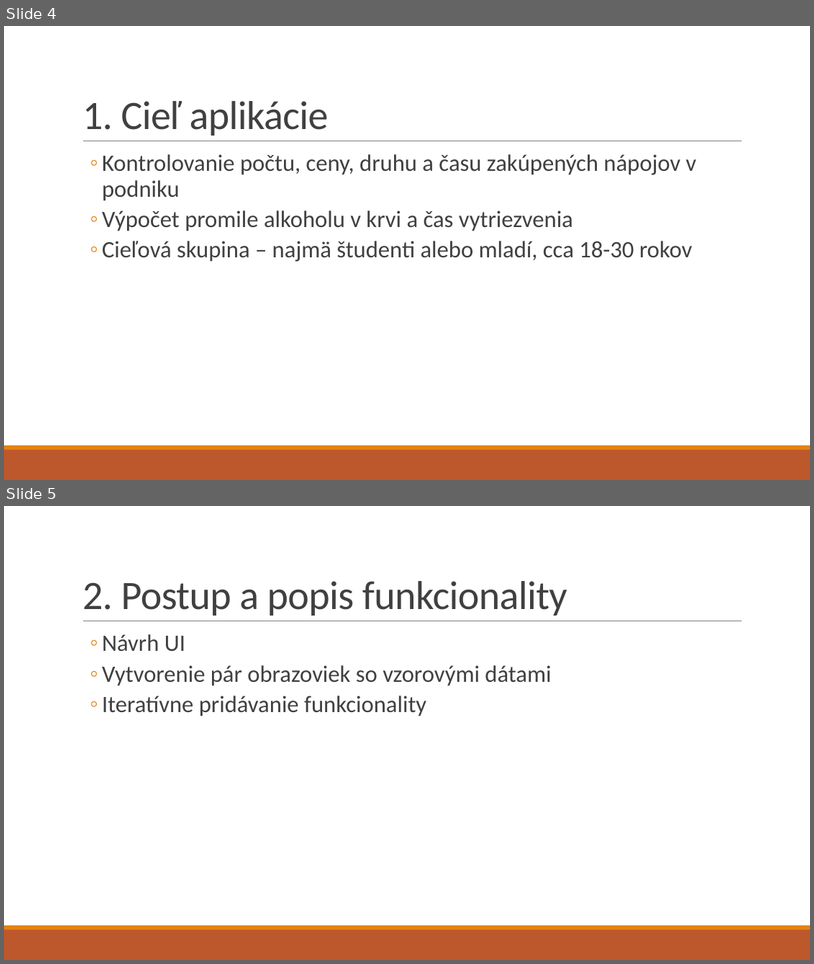
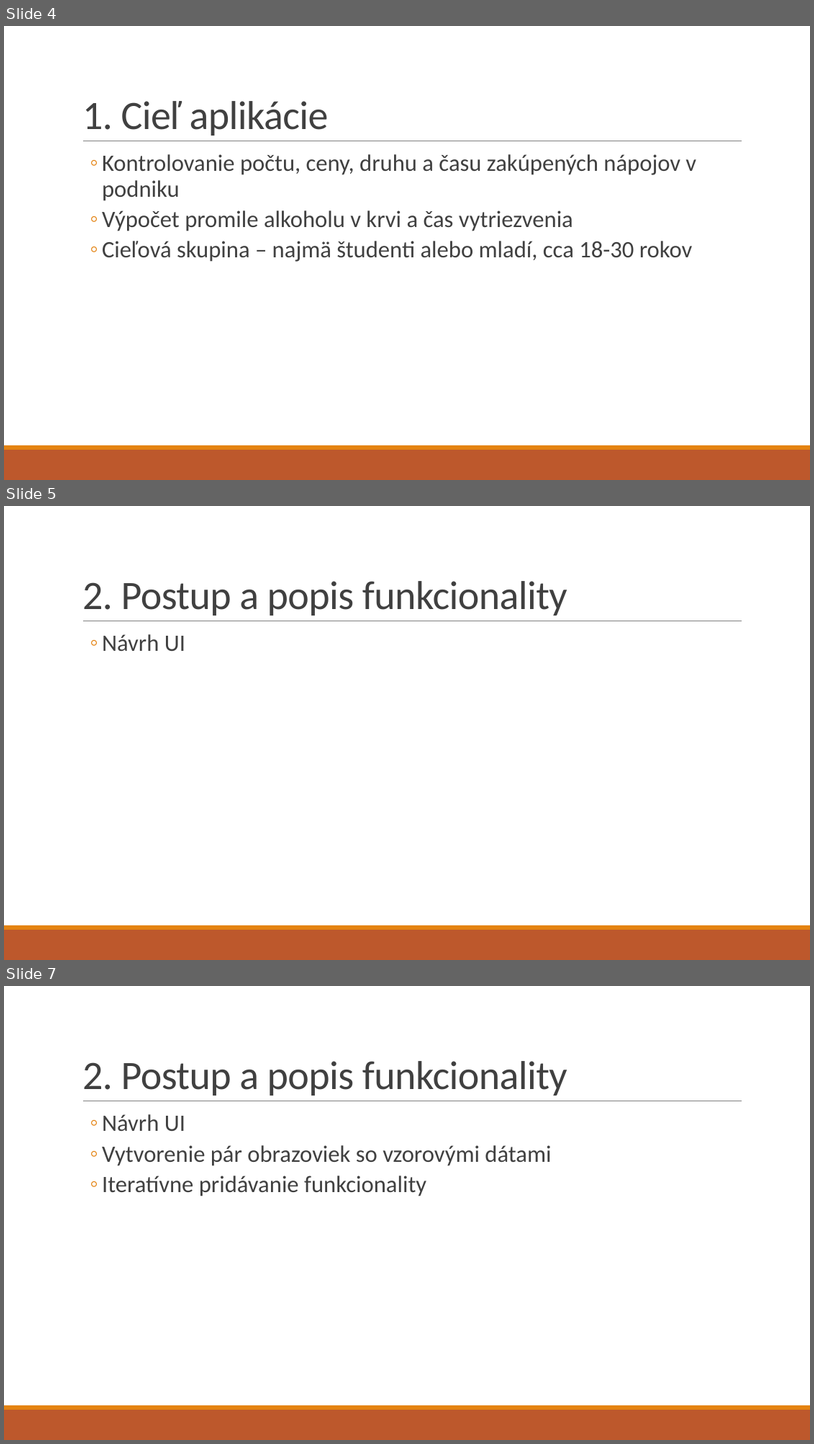
Before and after one commit to rtrembecky/drink_tracker, a slide deck: Presentation/Drink Tracker.pptx. Shown one above the other, each under a label of ours: slides 4 and 5 before the commit, slides 4, 5 and 7 after it; the slides between them are not shown. The pictures are 814x964 and 814x1444 pixels, drawn with LibreOffice and Linux fonts; fonts in the diff are those of the drawing. Boxes give left, top, right and bottom in pixels: in the first picture for what was removed or moved away, otherwise in the second. Text is boxed around its words. In the diff, an @@ line names an element or a change of style, - is before the commit and + after.

```diff
--- a/Presentation/Drink Tracker.pptx
+++ b/Presentation/Drink Tracker.pptx
@@ slide 5 added at bbox=[4, 506, 810, 960], background #FFFFFF; not listed: 3 template elements that a slide beside it also shows @@
@@ title added at bbox=[82, 581, 568, 615], 48 pt, text #404040 @@
+2. Postup a popis funkcionality
@@ text added at bbox=[102, 634, 185, 651], 28 pt, text #404040 @@
+  ◦ Návrh UI
@@ what was slide 5 is now slide 7 @@
```
Also in this commit, not shown: 2 other slides added.
